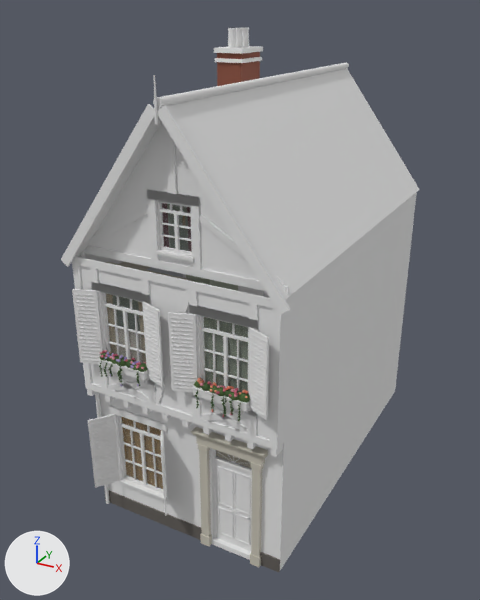
Renders of the glTF model assets/models/houses/street/StraightEnd_Outer5.glb from each side of a commit.
Rendered twice from a 50 mm lens placed at (6.48, -9.38, 10.56), pointed at (-0.43, 3.19, 4.27). Arrows for +X, +Y and +Z are at lower left; the lights stay in place. The older version comes first. Vertices at exactly the same position are counted once.

Names of what the first picture shows: 'StraightEnd_Outer5'.
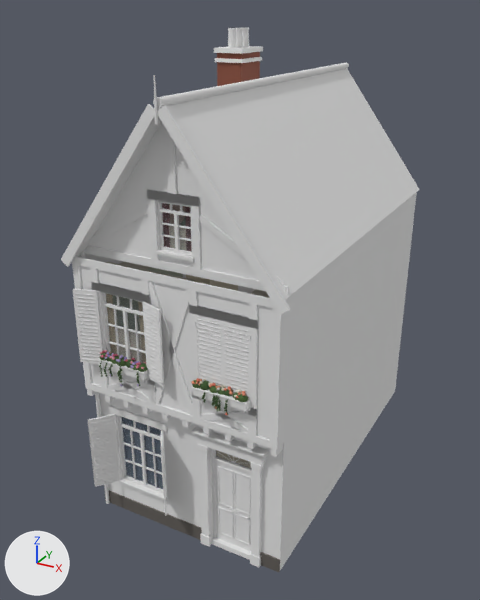
Boxes (x1, y1, x2, y2) around the edits, measured in the pictures (480 x 600 px):
```json
{"part": 1, "of": "me_straightend_outer5", "change": "rebuilt", "before": [224, 389, 231, 397], "after": [223, 388, 232, 396]}
{"part": 2, "of": "me_straightend_outer5", "change": "rebuilt", "before": [194, 380, 204, 388], "after": [192, 380, 200, 388]}
{"part": 3, "of": "me_straightend_outer5", "change": "rebuilt", "before": [228, 391, 240, 401], "after": [233, 392, 238, 400]}
{"part": 4, "of": "me_straightend_outer5", "change": "deleted", "before": [110, 205, 266, 421]}
{"part": 5, "of": "me_straightend_outer5", "change": "built on", "before": [143, 207, 250, 414], "after": [143, 204, 248, 416]}
{"part": 6, "of": "me_straightend_outer5", "change": "built on", "after": [250, 289, 270, 298], "on screen": "mostly hidden"}
{"part": 7, "of": "me_straightend_outer5", "change": "recoloured", "before": [122, 204, 268, 567], "after": [122, 204, 268, 567]}
```

The change, as JSON lines over the scene's bpy script:
```json
{"block": "me_straightend_outer5", "where": "# used by ob_straightend_outer5; location = (0.0, 0.0, 0.0)"}
{"op": "remove", "block": "me_straightend_outer5", "code": "me_straightend_outer5.from_pydata(...)  # 7922 vertices, 11508 faces; spans x -2.45..2.45, y -0.53..8.2, z 0.0..10.15"}
{"op": "add", "block": "me_straightend_outer5", "code": "me_straightend_outer5.from_pydata(...)  # 7860 vertices, 11360 faces; spans x -2.45..2.45, y -0.53..8.2, z 0.0..10.15"}
{"block": "me_straightend_outer5", "change": "me_straightend_outer5 part 1: the loose piece of 26 vertices spanning x 1.17..1.39, y -0.45..-0.23, z 4.06..4.22 is rebuilt with 26 vertices and now spans x 1.15..1.35, y -0.43..-0.24, z 4.07..4.21"}
{"block": "me_straightend_outer5", "change": "me_straightend_outer5 part 2: the loose piece of 26 vertices spanning x 0.55..0.75, y -0.42..-0.23, z 4.06..4.22 is rebuilt with 26 vertices and now spans x 0.5..0.73, y -0.46..-0.24, z 4.06..4.22"}
{"block": "me_straightend_outer5", "change": "me_straightend_outer5 part 3: the loose piece of 26 vertices spanning x 1.31..1.55, y -0.48..-0.25, z 4.06..4.24 is rebuilt with 26 vertices and now spans x 1.36..1.57, y -0.45..-0.25, z 4.07..4.21"}
{"block": "me_straightend_outer5", "change": "me_straightend_outer5 part 4: 158 loose pieces with 1794 vertices, spanning x -2.28..2.09, y -0.52..7.2, z 1.56..7.47, are deleted"}
{"block": "me_straightend_outer5", "change": "me_straightend_outer5 part 5: 186 vertices moved from x -0.55..2.14, y -0.51..0.12, z 3.78..7.4 to x -0.54..1.68, y -0.51..0.12, z 3.78..7.4; 419 vertices removed from x -0.55..1.72, y -0.52..-0.24, z 3.78..5.46; 1585 vertices added at x -0.54..1.69, y -0.52..0.73, z 3.32..7.15"}
{"block": "me_straightend_outer5", "change": "me_straightend_outer5 part 6: 41 vertices moved from x -2.14..-2.12, y 3.88..7.18, z 0.9..5.3 to x -2.14..-2.12, y 3.88..7.17, z 0.9..5.3; 87 vertices removed from x -2.14..-2.12, y 4.07..7.13, z 0.9..5.3; 625 vertices added at x -2.15..-1.43, y 3.5..7.5, z 0.6..5.3"}
{"block": "me_straightend_outer5", "change": "me_straightend_outer5 part 7: 281 kept faces spanning x -2.14..1.92, y -0.4..7.5, z 0.0..7.65 get new vertex colours"}
{"block": "me_straightend_outer5", "change": "other edits to the shape of me_straightend_outer5 do not show in these pictures"}
```
